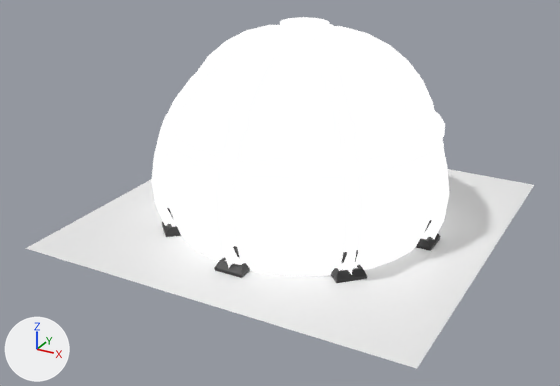
Two versions of the glTF model lib/builds/build_vault/meshes/build_vault.glb, one commit apart.
Both versions are drawn from a 50 mm lens placed at (14.1, -27.7, 14.6), pointed at (-0.3, -1.5, 1.5). The lights are fixed; the arrows at lower left show +X, +Y and +Z. Where no turn or scale is listed for an object, it has been applied to the vertices. Vertices at the same position are counted once.

Objects in the first picture: 'Beam.001', 'Beam.003', 'Beam.010', 'Beam.012', 'Beam.014', 'Cylinder', 'Floor-noimp', 'Pedestal.001', 'Pedestal.003', 'Pedestal.005', 'Pedestal.007', 'PedestalThing', 'Sphere'.
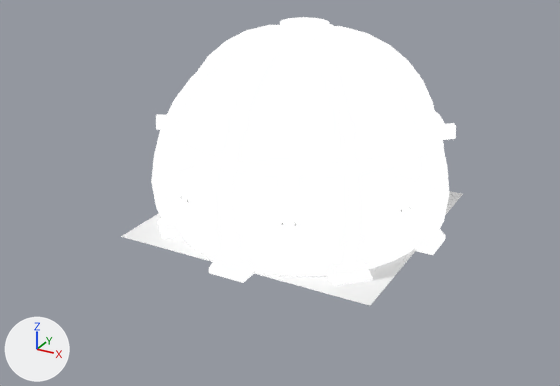
Location of each change, (x1, y1, x2, y2) in pixels of the pictures (560 x 386 px; the box of a moved part takes in the faces that stretch with it):
'Floor-noimp', deleted: before (26, 169, 534, 368)
'Floor', added: after (121, 191, 463, 306)
'Pedestal.005', recoloured, surface changed, mesh rescaled (27% wider, 47% taller): before (331, 250, 367, 283); after (327, 237, 373, 286)
'Pedestal.003', recoloured, surface changed, mesh rescaled (24% wider, 61% taller): before (214, 246, 250, 278); after (209, 231, 254, 283)
'Pedestal.007', recoloured, surface changed, mesh rescaled (28% wider, 50% taller): before (416, 220, 440, 251); after (414, 208, 445, 255)
'Pedestal.001', recoloured, surface changed, mesh rescaled (30% wider, 50% taller): before (162, 208, 181, 237); after (157, 195, 182, 239)
'Cube.005', added: after (442, 123, 456, 140)
'Cube.001', added: after (156, 114, 166, 130)
part 1 of me_cylinder, moved or reshaped: before (162, 208, 440, 283); after (157, 205, 445, 286)

Diff of the bpy script that builds the scene:
```diff
--- a/lib/builds/build_vault/meshes/build_vault.glb.py
+++ b/lib/builds/build_vault/meshes/build_vault.glb.py
@@ mat_mat_column @@
 mat_mat_column = principled_material('mat_column')
-mat_mat_column.base_color = (0.0582, 0.0582, 0.0582)  # black #444444
+mat_mat_column.base_color = (0.0, 0.0, 0.0)  # black #000000
 mat_mat_column.metallic = 0.75
 mat_mat_column.roughness = 0.35
+mat_mat_column.emission_strength = 1.0
@@ mat_mat_floor @@
+mat_mat_floor = principled_material('mat_floor')
+mat_mat_floor.base_color = (0.8, 0.8, 0.8)  # white #e7e7e7
+mat_mat_floor.roughness = 1.0
@@ me_cylinder @@
 me_cylinder.from_pydata(...)  # 77 vertices, 150 faces; spans x -0.61..0.9, y -0.61..0.61, z -0.15..0.98
 # used by ob_pedestal_003; location = (0.0, -5.5, 0.15); rotation_euler = (0.0, 0.0, 1.571), in degrees (0, 0, 90)
+# me_cylinder part 1: the whole mesh is scaled about the mesh origin by (1.27, 1.27, 1.58)
 me_cylinder.materials.append(mat_mat_column)
@@ me_cube_004 @@
+me_cube_004.from_pydata([(-0.405, -0.12, -0.184), (-0.405, -0.12, 0.33), (-0.405, 0.241, -0.184), (-0.405, 0.241, 0.33), (0.383, -0.12, -0.184), (0.383, -0.12, 0.33), (0.383, 0.241, -0.184), (0.383, 0.241, 0.33), (-0.405, 0.121, -0.286), (-0.405, 0.001, -0.286), (0.383, 0.001, -0.286), (0.383, 0.121, -0.286)], [], [(2, 3, 7), (2, 7, 6), (4, 5, 1), (4, 1, 0), (9, 10, 4), (9, 4, 0), (3, 1, 5), (3, 5, 7), (2, 6, 11), (2, 11, 8), (8, 11, 10), (8, 10, 9), (6, 7, 5), (5, 4, 10), (10, 11, 6), (5, 10, 6), (0, 1, 3), (3, 2, 8), (8, 9, 0), (3, 8, 0)])
+me_cube_004.materials.append(mat_mat_gold)  # black #444444
@@ me_plane_009_1 @@
+me_plane_009_1.from_pydata([(-5.59, 5.59, 0.0), (0.0, 5.59, 0.0), (-5.59, 0.0, 0.0), (0.0, 0.0, 0.0), (5.59, 5.59, 0.0), (5.59, 0.0, 0.0), (-5.59, -5.59, 0.0), (0.0, -5.59, 0.0), (5.59, -5.59, 0.0)], [], [(2, 3, 1), (2, 1, 0), (5, 4, 1), (5, 1, 3), (2, 6, 7), (2, 7, 3), (5, 3, 7), (5, 7, 8)])
+me_plane_009_1.materials.append(mat_mat_floor)  # white #e7e7e7
@@ ob_floor_noimp @@
-ob_floor_noimp = bpy.data.objects.new('Floor-noimp', me_plane_009)
-ob_floor_noimp.location = (0.0, 0.0, 0.0)
@@ ob_cube_005 @@
+ob_cube_005 = bpy.data.objects.new('Cube.005', me_cube_004)
+ob_cube_005.location = (5.4, 2.35, 4.0)
+ob_cube_005.rotation_euler = (0.0, 0.0535, -2.618)  # degrees (0, 3.1, -150)
@@ ob_cube_001 @@
+ob_cube_001 = bpy.data.objects.new('Cube.001', me_cube_004)
+ob_cube_001.location = (-5.4, -2.35, 4.0)
+ob_cube_001.rotation_euler = (0.0, 0.0535, 0.524)  # degrees (0, 3.1, 30)
@@ ob_floor @@
+ob_floor = bpy.data.objects.new('Floor', me_plane_009_1)
+ob_floor.location = (0.0, 0.0, 0.0)
```
